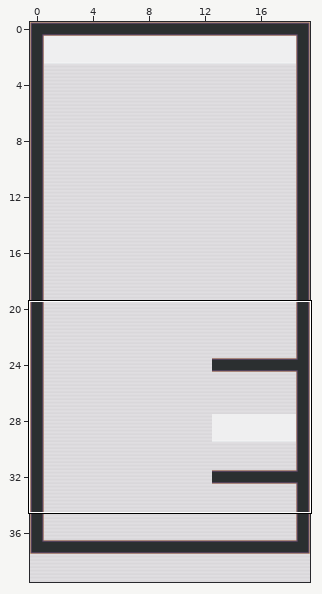
Tiled map (JSON), stored at Terceiro_andar.tmj. The first picture is a wide view before the edit; the outline marks the close-up.
Close-up. The starting point:
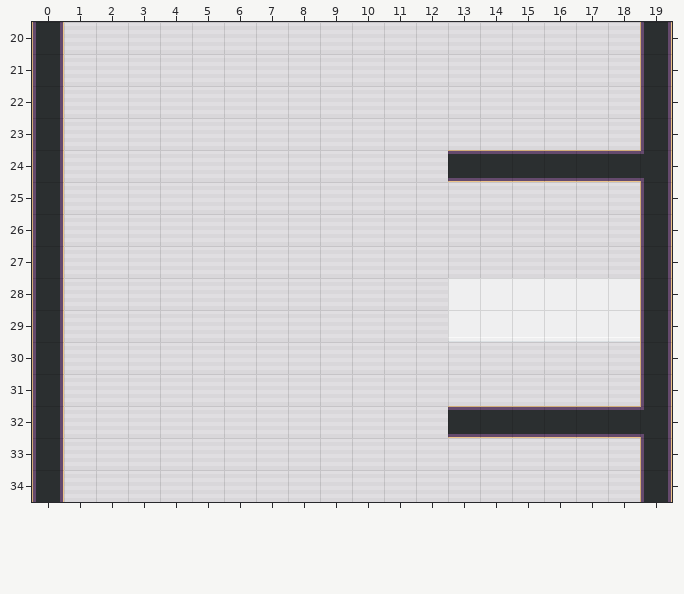
Cells are 32x32 px. Shown: x 0..19, y 20..34.
And afterwards:
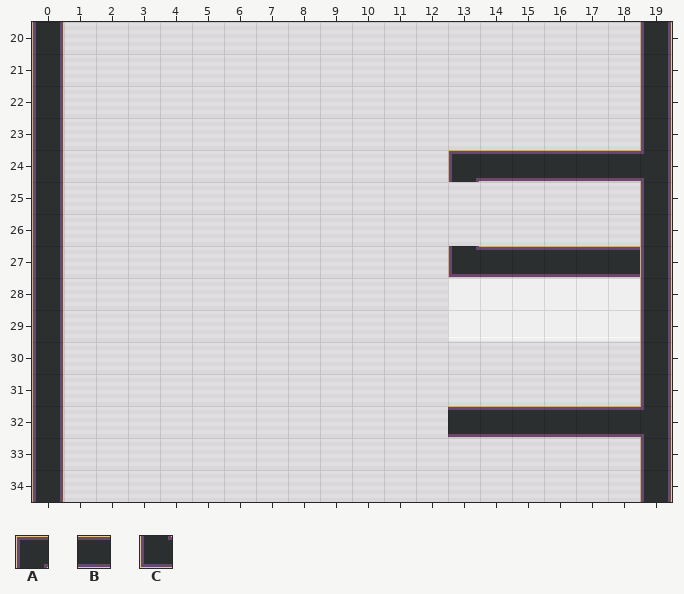
Key: from "Chunk 1": A 1, B 2, C 19.
_ is an empty cell.
What changed:
{"where": "layer \"teto\""}
{"y":24,"x":13,"old":"B","new":"A"}
{"y":27,"x":13,"old":"______","new":"CBBBBB"}
